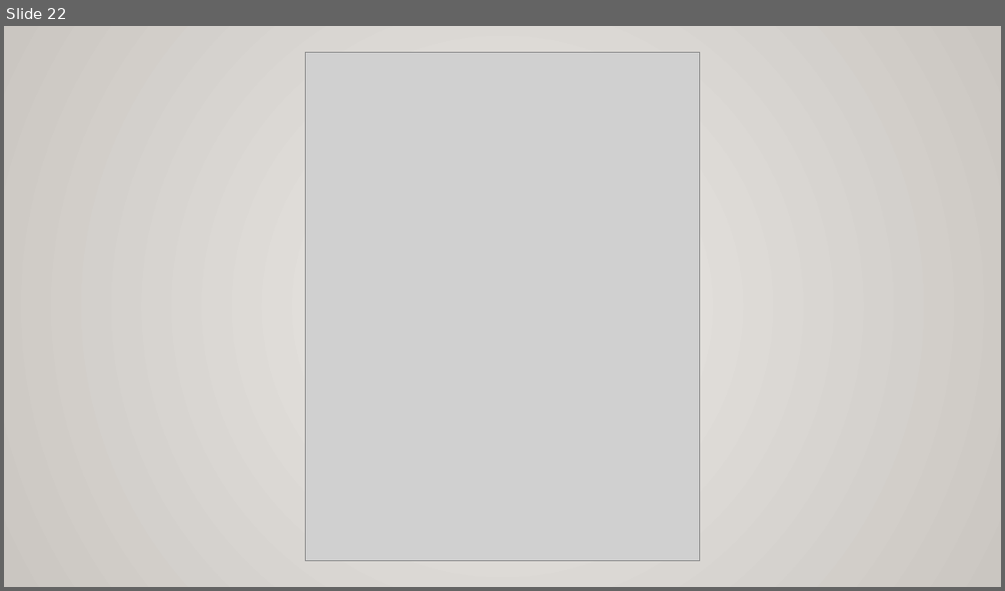
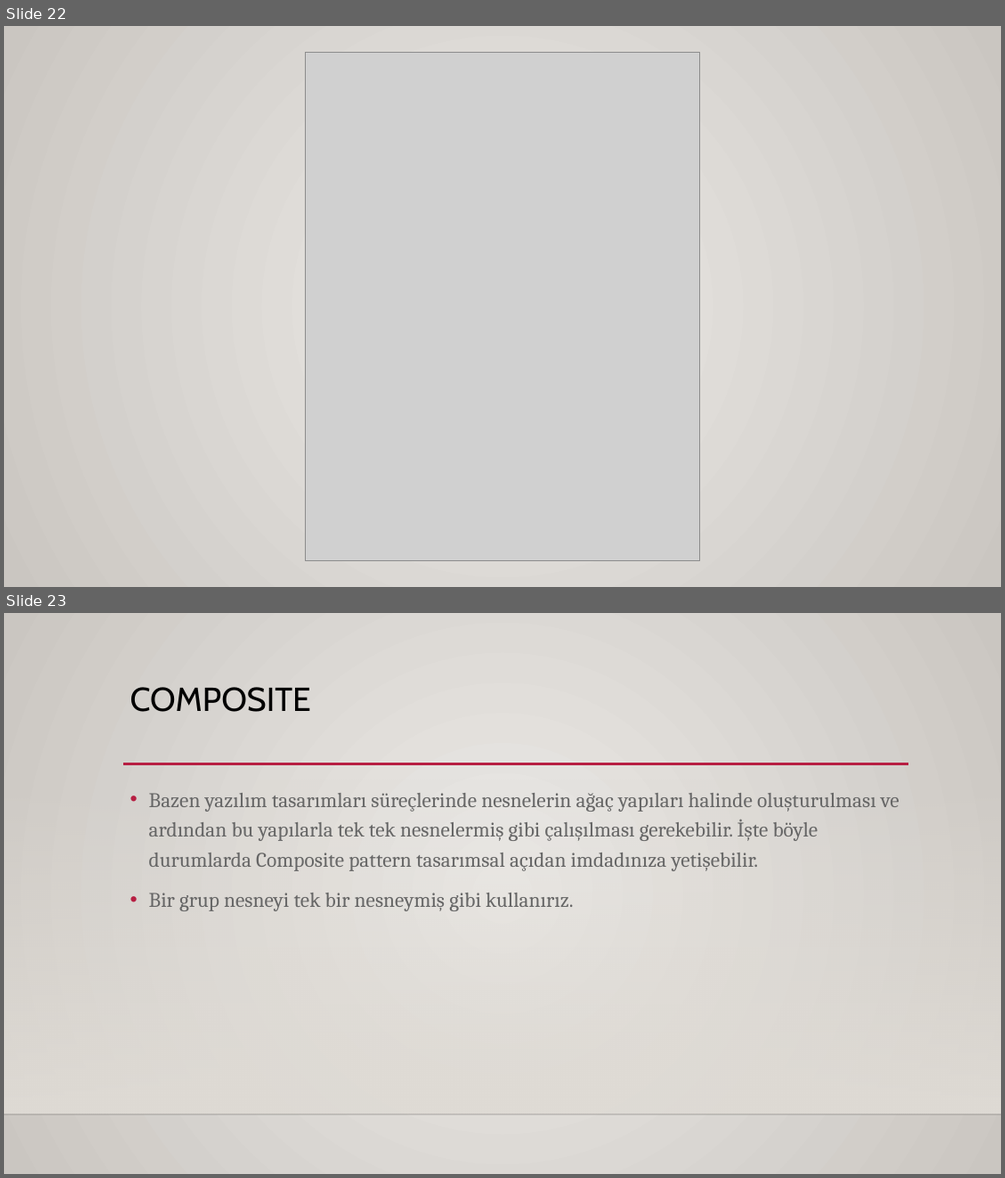
Before and after one commit to sametozalp/staj, a slide deck: design patterns.pptx. Shown one above the other, each under a label of ours: slide 22 before the commit, slides 22 and 23 after it. The pictures are 1005x591 and 1005x1178 pixels, drawn with LibreOffice and Linux fonts; fonts in the diff are those of the drawing; grey boxes stand for pictures; background and template pictures are left out. Boxes give left, top, right and bottom in pixels: in the first picture for what was removed or moved away, otherwise in the second. Text is boxed around its words. In the diff, an @@ line names an element or a change of style, - is before the commit and + after.

```diff
--- a/design patterns.pptx
+++ b/design patterns.pptx
@@ slide 23 added at box(4, 613, 1001, 1174), background gradient #ECEAE7 to #CAC7C1 @@
@@ title added at box(130, 687, 311, 712), 32 pt, text #000000 @@
+COMPOSITE
@@ line added from (123, 764) to (909, 764), #B71E42 2.5 pt @@
@@ rectangle added at box(4, 779, 1001, 1114), fill gradient #DFDBD5 @@
@@ text added at box(149, 793, 899, 911), 20 pt, text #666666 @@
+• Bazen yazılım tasarımları süreçlerinde nesnelerin ağaç yapıları halinde oluşturulması ve ardından bu yapılarla tek tek nesnelermiş gibi çalışılması gerekebilir. İşte böyle durumlarda Composite pattern tasarımsal açıdan imdadınıza yetişebilir.
+• Bir grup nesneyi tek bir nesneymiş gibi kullanırız.
@@ line added from (4, 1114) to (1001, 1114), #000001 1 pt @@
```
Also in this commit, not shown: 3 other slides added, 1 other file.
